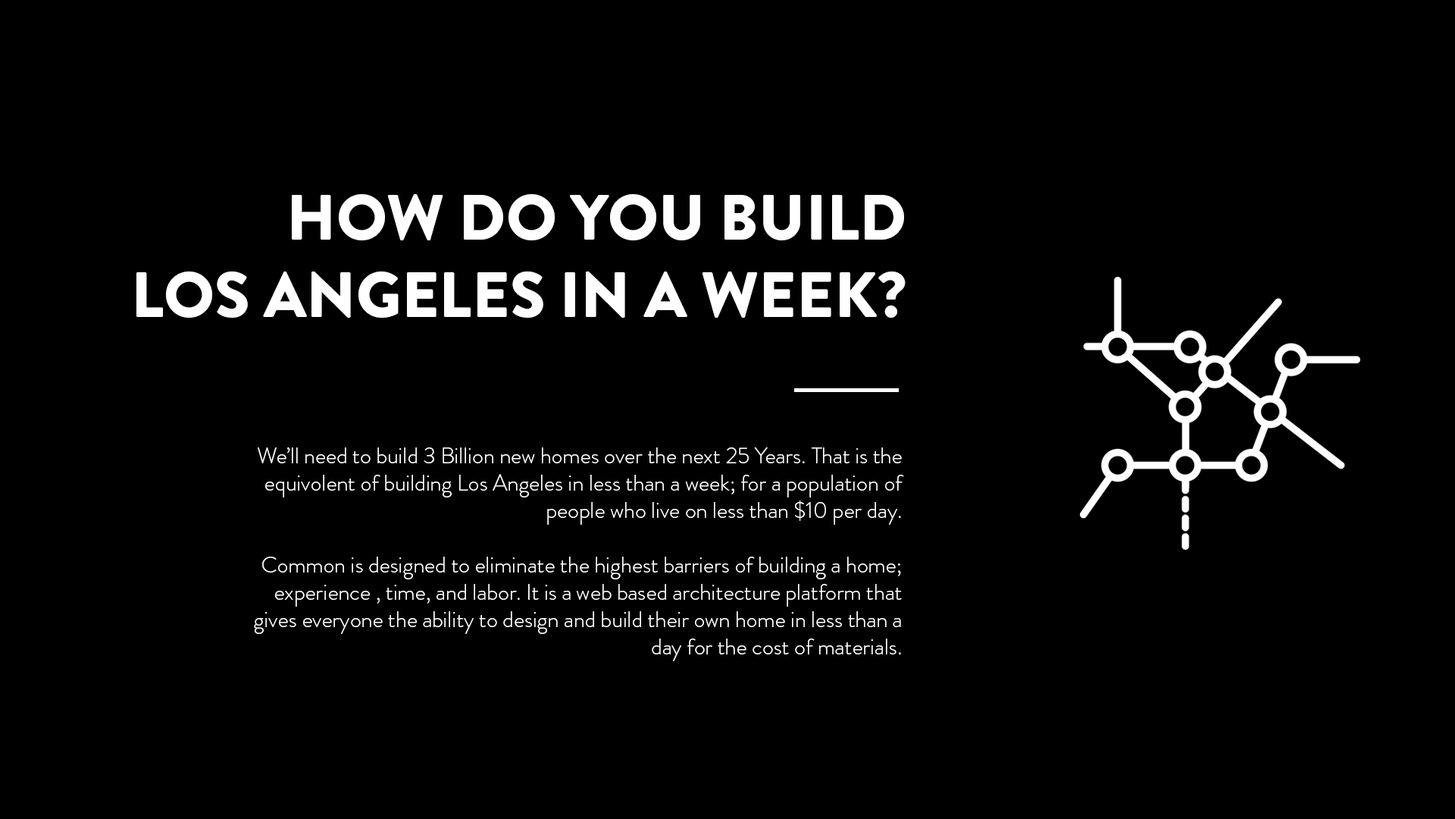
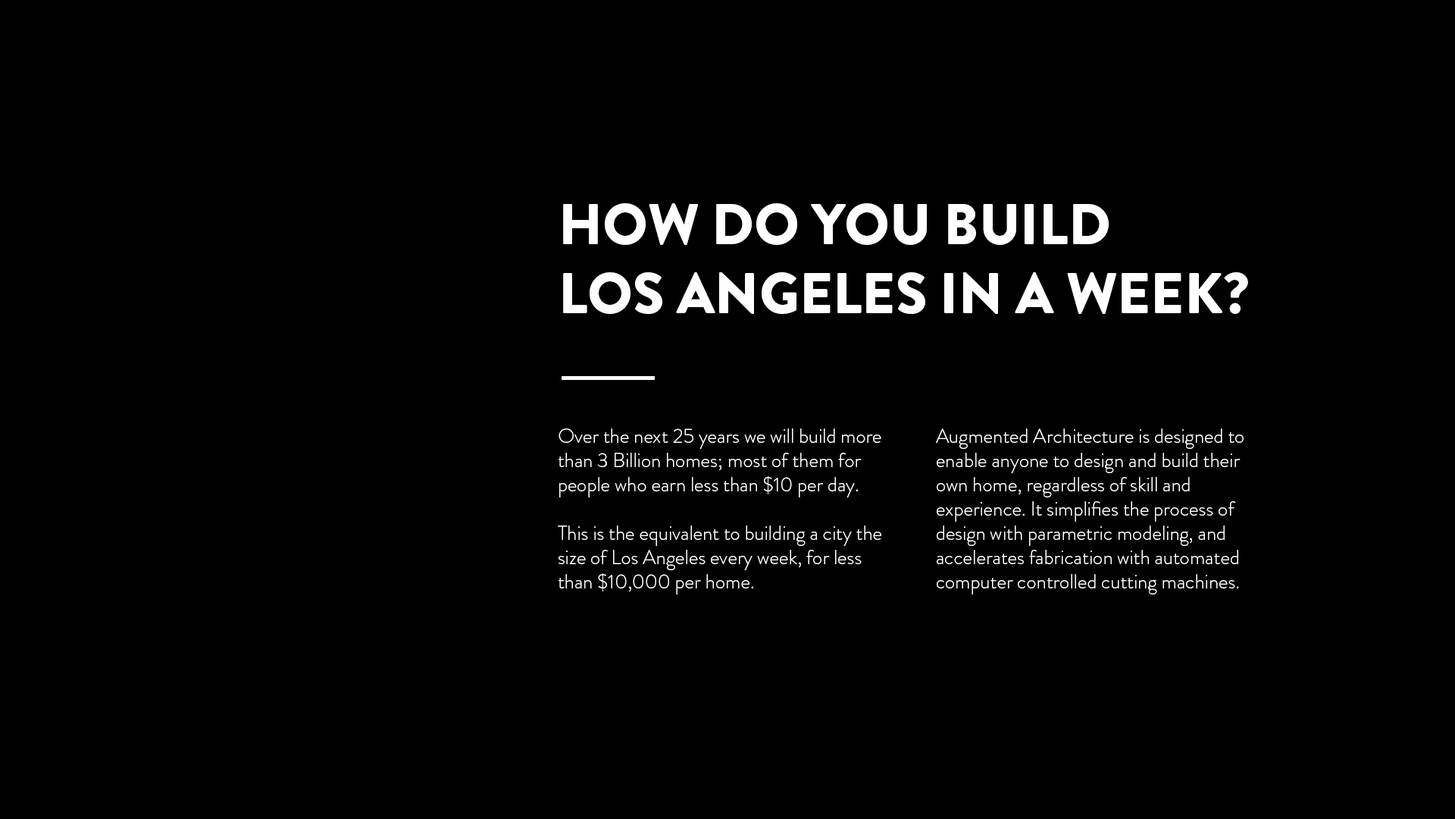
Comparing the layer stacks of the two 1455px x 819px images. Changes:
hid "Layer 1", painted on it over [1034, 239, 1361, 550]
added layer "Augmented Architecture is designed to enable anyone to design a" in group "Group 1" over [936, 428, 1244, 595]
renamed "We’ll need to build 3 Billion new homes over the next 25 Years." to "Over the next 25 years we will build more than 3 Billion homes;", painted on it over [253, 428, 905, 661]
painted on "HOW DO YOU BUILD LOS ANGELES IN A WEEK?" over [136, 194, 1249, 318]
